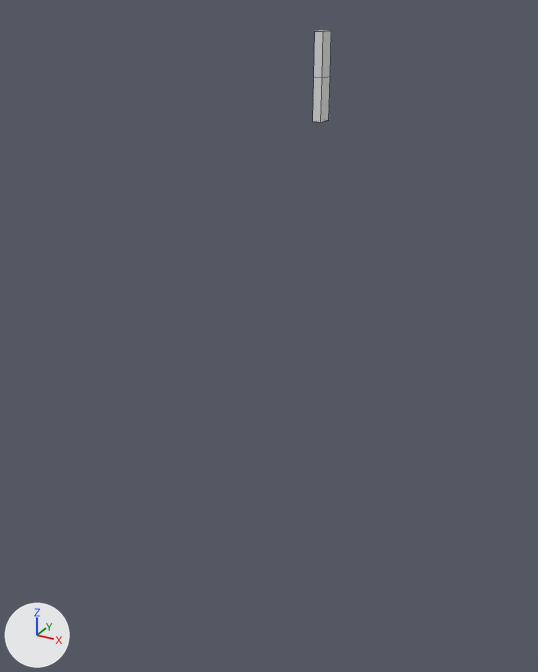
Before and after pictures for a commit that changed the Blender file assets/decoclock/shapes/block/dial.blend.
One viewpoint serves both versions: a camera (50 mm lens) standing at (127.0, -269.0, 143.0) and looking at (-17.0, -8.0, 13.0). Every picture has the same lights, and +X, +Y and +Z are marked at lower left. Mesh edges are drawn as thin lines.
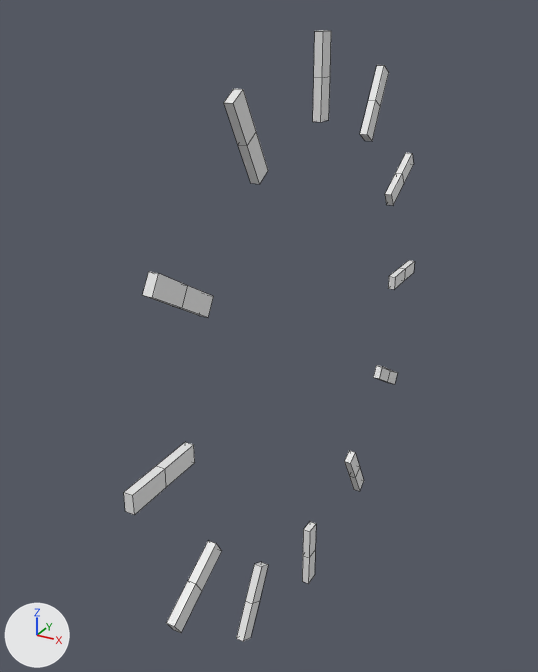
Where the change shows, as pixel boxes [x1, y1, x2, y2] in the pictures (538 x 672 px):
'One.018', added: after [124, 466, 166, 515]
'One.022', added: after [224, 89, 256, 146]
'One.020', added: after [143, 272, 188, 308]
'One.016', added: after [166, 581, 202, 633]
'One.021', added: after [238, 132, 268, 184]
'One.017', added: after [156, 442, 195, 487]
'One.015', added: after [188, 541, 221, 590]
'One.019', added: after [177, 286, 214, 317]
'One.013', added: after [245, 562, 268, 604]
'One.014', added: after [236, 601, 259, 642]
'One.001', added: after [360, 99, 380, 141]
'One.002', added: after [369, 65, 389, 107]
'One.011', added: after [303, 522, 316, 558]
'One.003', added: after [385, 173, 403, 205]
'One.012', added: after [302, 551, 315, 584]
'One.004', added: after [396, 153, 414, 184]
'One.009', added: after [344, 450, 360, 477]
'One.005', added: after [388, 268, 405, 289]
'One.007', added: after [373, 365, 390, 381]
'One.010', added: after [349, 467, 364, 491]
'One.006', added: after [400, 260, 415, 281]
'One.008', added: after [385, 370, 397, 384]

Patch to the scene script:
```diff
--- a/assets/decoclock/shapes/block/dial.blend.py
+++ b/assets/decoclock/shapes/block/dial.blend.py
@@ ob_one_022 @@
+ob_one_022 = bpy.data.objects.new('One.022', me_cube_274.copy())  # the mesh of ob_one_026
+ob_one_022.location = (-8.0, 0.0, 8.0)
+ob_one_022.rotation_euler = (-5.76, 0.0, 0.0)  # degrees (-330, 0, 0)
@@ ob_one_021 @@
+ob_one_021 = bpy.data.objects.new('One.021', me_cube_273.copy())  # the mesh of ob_one_025
+ob_one_021.location = (-8.0, 0.0, 8.0)
+ob_one_021.rotation_euler = (-5.76, 0.0, 0.0)  # degrees (-330, 0, 0)
@@ ob_one_020 @@
+ob_one_020 = bpy.data.objects.new('One.020', me_cube_274.copy())  # the mesh of ob_one_026
+ob_one_020.location = (-8.0, 0.0, 8.0)
+ob_one_020.rotation_euler = (-5.236, 0.0, 0.0)  # degrees (-300, 0, 0)
@@ ob_one_019 @@
+ob_one_019 = bpy.data.objects.new('One.019', me_cube_273.copy())  # the mesh of ob_one_025
+ob_one_019.location = (-8.0, 0.0, 8.0)
+ob_one_019.rotation_euler = (-5.236, 0.0, 0.0)  # degrees (-300, 0, 0)
@@ ob_one_018 @@
+ob_one_018 = bpy.data.objects.new('One.018', me_cube_274.copy())  # the mesh of ob_one_026
+ob_one_018.location = (-8.0, 0.0, 8.0)
+ob_one_018.rotation_euler = (-4.712, 0.0, 0.0)  # degrees (-270, 0, 0)
@@ ob_one_017 @@
+ob_one_017 = bpy.data.objects.new('One.017', me_cube_273.copy())  # the mesh of ob_one_025
+ob_one_017.location = (-8.0, 0.0, 8.0)
+ob_one_017.rotation_euler = (-4.712, 0.0, 0.0)  # degrees (-270, 0, 0)
@@ ob_one_016 @@
+ob_one_016 = bpy.data.objects.new('One.016', me_cube_274.copy())  # the mesh of ob_one_026
+ob_one_016.location = (-8.0, 0.0, 8.0)
+ob_one_016.rotation_euler = (-4.189, 0.0, 0.0)  # degrees (-240, 0, 0)
@@ ob_one_015 @@
+ob_one_015 = bpy.data.objects.new('One.015', me_cube_273.copy())  # the mesh of ob_one_025
+ob_one_015.location = (-8.0, 0.0, 8.0)
+ob_one_015.rotation_euler = (-4.189, 0.0, 0.0)  # degrees (-240, 0, 0)
@@ ob_one_014 @@
+ob_one_014 = bpy.data.objects.new('One.014', me_cube_274.copy())  # the mesh of ob_one_026
+ob_one_014.location = (-8.0, 0.0, 8.0)
+ob_one_014.rotation_euler = (-3.665, 0.0, 0.0)  # degrees (-210, 0, 0)
@@ ob_one_013 @@
+ob_one_013 = bpy.data.objects.new('One.013', me_cube_273.copy())  # the mesh of ob_one_025
+ob_one_013.location = (-8.0, 0.0, 8.0)
+ob_one_013.rotation_euler = (-3.665, 0.0, 0.0)  # degrees (-210, 0, 0)
@@ ob_one_012 @@
+ob_one_012 = bpy.data.objects.new('One.012', me_cube_274.copy())  # the mesh of ob_one_026
+ob_one_012.location = (-8.0, 0.0, 8.0)
+ob_one_012.rotation_euler = (-3.142, 0.0, 0.0)  # degrees (-180, 0, 0)
@@ ob_one_011 @@
+ob_one_011 = bpy.data.objects.new('One.011', me_cube_273.copy())  # the mesh of ob_one_025
+ob_one_011.location = (-8.0, 0.0, 8.0)
+ob_one_011.rotation_euler = (-3.142, 0.0, 0.0)  # degrees (-180, 0, 0)
@@ ob_one_010 @@
+ob_one_010 = bpy.data.objects.new('One.010', me_cube_274.copy())  # the mesh of ob_one_026
+ob_one_010.location = (-8.0, 0.0, 8.0)
+ob_one_010.rotation_euler = (-2.618, 0.0, 0.0)  # degrees (-150, 0, 0)
@@ ob_one_009 @@
+ob_one_009 = bpy.data.objects.new('One.009', me_cube_273.copy())  # the mesh of ob_one_025
+ob_one_009.location = (-8.0, 0.0, 8.0)
+ob_one_009.rotation_euler = (-2.618, 0.0, 0.0)  # degrees (-150, 0, 0)
@@ ob_one_008 @@
+ob_one_008 = bpy.data.objects.new('One.008', me_cube_274.copy())  # the mesh of ob_one_026
+ob_one_008.location = (-8.0, 0.0, 8.0)
+ob_one_008.rotation_euler = (-2.094, 0.0, 0.0)  # degrees (-120, 0, 0)
@@ ob_one_007 @@
+ob_one_007 = bpy.data.objects.new('One.007', me_cube_273.copy())  # the mesh of ob_one_025
+ob_one_007.location = (-8.0, 0.0, 8.0)
+ob_one_007.rotation_euler = (-2.094, 0.0, 0.0)  # degrees (-120, 0, 0)
@@ ob_one_006 @@
+ob_one_006 = bpy.data.objects.new('One.006', me_cube_274.copy())  # the mesh of ob_one_026
+ob_one_006.location = (-8.0, 0.0, 8.0)
+ob_one_006.rotation_euler = (-1.571, 0.0, 0.0)  # degrees (-90, 0, 0)
@@ ob_one_005 @@
+ob_one_005 = bpy.data.objects.new('One.005', me_cube_273.copy())  # the mesh of ob_one_025
+ob_one_005.location = (-8.0, 0.0, 8.0)
+ob_one_005.rotation_euler = (-1.571, 0.0, 0.0)  # degrees (-90, 0, 0)
@@ ob_one_004 @@
+ob_one_004 = bpy.data.objects.new('One.004', me_cube_274.copy())  # the mesh of ob_one_026
+ob_one_004.location = (-8.0, 0.0, 8.0)
+ob_one_004.rotation_euler = (-1.047, 0.0, 0.0)  # degrees (-60, 0, 0)
@@ ob_one_003 @@
+ob_one_003 = bpy.data.objects.new('One.003', me_cube_273.copy())  # the mesh of ob_one_025
+ob_one_003.location = (-8.0, 0.0, 8.0)
+ob_one_003.rotation_euler = (-1.047, 0.0, 0.0)  # degrees (-60, 0, 0)
@@ ob_one_002 @@
+ob_one_002 = bpy.data.objects.new('One.002', me_cube_274.copy())  # the mesh of ob_one_026
+ob_one_002.location = (-8.0, 0.0, 8.0)
+ob_one_002.rotation_euler = (-0.524, 0.0, 0.0)  # degrees (-30, 0, 0)
@@ ob_one_001 @@
+ob_one_001 = bpy.data.objects.new('One.001', me_cube_273.copy())  # the mesh of ob_one_025
+ob_one_001.location = (-8.0, 0.0, 8.0)
+ob_one_001.rotation_euler = (-0.524, 0.0, 0.0)  # degrees (-30, 0, 0)
```
